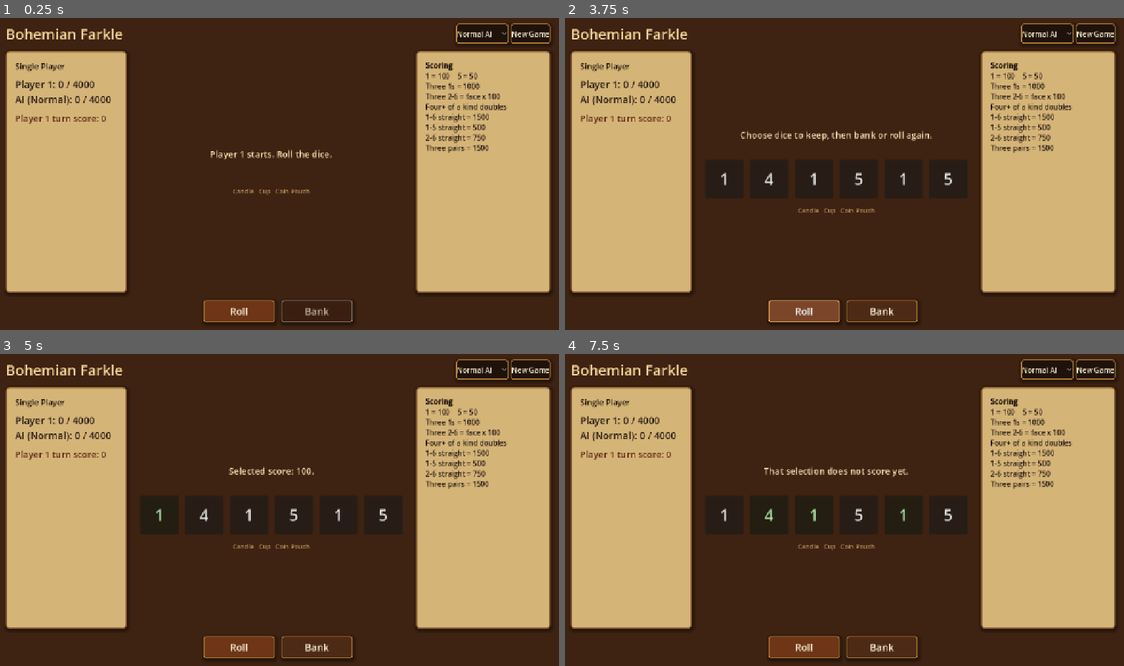
Above: before the commit, frames 1-4 (two rows, left to right).
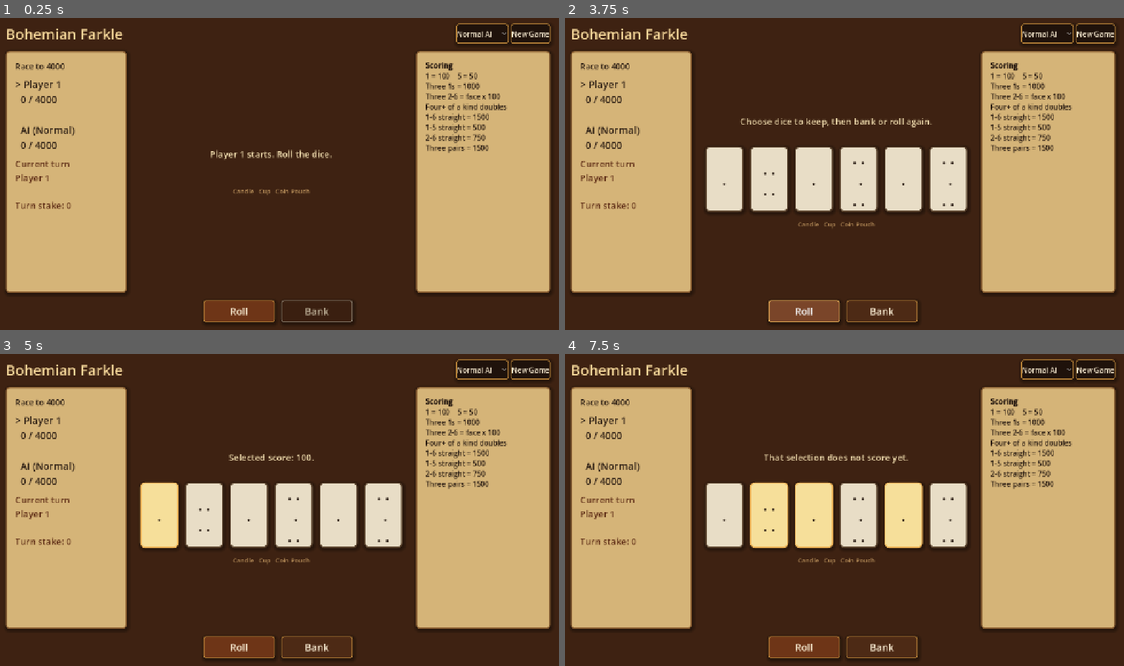
Above: after the commit, the same moments.

Repository: YGY-Sun/bohemian-farkle
Game: Godot game, scene res://scenes/Main.tscn
Two runs of this game, one before a commit and one after it. Both use one fixed random seed, a clock stepped at 60 frames per second and the inputs below.
Inputs (mouse positions are in pixels of both pictures, inside the frame that each line leads up to):
- Up to frame 1 (0.25 s): no input
- Up to frame 2 (3.75 s): click "Normal AI" at 0.5 s; click "Normal AI" at 1.25 s; click "New Game" at 2 s; click "New Game" at 2.75 s; click "Roll" at 3.5 s
- Up to frame 3 (5 s): click (162, 516) at 4.25 s, where only the run after the commit has a clickable "."
- Up to frame 4 (7.5 s): click (816, 516) at 5 s, where only the run after the commit has a clickable "."; click (905, 516) at 5.75 s, where only the run after the commit has a clickable "."; click (727, 516) at 6.5 s, where only the run before the commit has a clickable "1"; click (771, 516) at 7.25 s, where only the run before the commit has a clickable "4"

The runs differ from the first frame. In frame 1, 1.2% of the frame differs, in the area x 2-20%, y 14-62%; in frame 2, 11%, in the area x 2-73%, y 14-68%; in frame 3, 10%; in frame 4, 10%.

Commit message:
Style tavern dice and score panels

Diff:
--- a/scripts/Main.gd
+++ b/scripts/Main.gd
@@ -267,6 +267,38 @@
 	button.add_theme_font_size_override("font_size", font_size)
 
 
+func _style_die(button: Button, selected: bool, disabled: bool) -> void:
+	var fill := BONE_SELECTED if selected else BONE
+	var border := CANDLE if selected else Color("#5d4630")
+	if disabled:
+		fill = fill.darkened(0.18)
+		border = DISABLED_TINT
+	button.add_theme_stylebox_override("normal", _make_style(fill, border, 3, 10))
+	button.add_theme_stylebox_override("hover", _make_style(fill.lightened(0.05), CANDLE, 3, 10))
+	button.add_theme_stylebox_override("pressed", _make_style(fill.darkened(0.08), border, 3, 10))
+	button.add_theme_stylebox_override("disabled", _make_style(fill.darkened(0.2), border, 3, 10))
+	button.add_theme_color_override("font_color", INK)
+	button.add_theme_color_override("font_disabled_color", Color("#5e5144"))
+	button.add_theme_font_size_override("font_size", 34)
+
+
+func _die_face_text(value: int) -> String:
+	match value:
+		1:
+			return "."
+		2:
+			return ".  ."
+		3:
+			return ".\n.\n."
+		4:
+			return ". .\n. ."
+		5:
+			return ". .\n . \n. ."
+		6:
+			return ". .\n. .\n. ."
+	return str(value)
+
+
 func _new_game() -> void:
 	current_player = HUMAN_PLAYER
 	banked_scores = [0, 0]
@@ -498,8 +530,11 @@
 
 
 func _refresh_ui() -> void:
-	score_label.text = "Player 1: %d / %d      AI (%s): %d / %d" % [banked_scores[0], TARGET_SCORE, _ai_difficulty_name(), banked_scores[1], TARGET_SCORE]
-	turn_label.text = "%s turn score: %d" % [_player_name(current_player), turn_score]
+	var player_mark := ">" if current_player == HUMAN_PLAYER else " "
+	var ai_mark := ">" if current_player == AI_PLAYER else " "
+	mode_label.text = "Race to %d" % TARGET_SCORE
+	score_label.text = "%s Player 1\n  %d / %d\n\n%s AI (%s)\n  %d / %d" % [player_mark, banked_scores[0], TARGET_SCORE, ai_mark, _ai_difficulty_name(), banked_scores[1], TARGET_SCORE]
+	turn_label.text = "Current turn\n%s\n\nTurn stake: %d" % [_player_name(current_player), turn_score]
 	difficulty_option.disabled = ai_turn_running
 	roll_button.disabled = game_over or not _is_human_turn()
 	bank_button.disabled = game_over or not _is_human_turn() or not can_bank
@@ -509,12 +544,12 @@
 
 	for i in dice_values.size():
 		var button := Button.new()
-		button.text = str(dice_values[i])
-		button.custom_minimum_size = Vector2(86, 86)
-		button.add_theme_font_size_override("font_size", 34)
-		if held_indices.has(i):
-			button.modulate = Color(0.75, 1.0, 0.72)
-		button.disabled = not _is_human_turn()
+		var selected := held_indices.has(i)
+		var disabled := not _is_human_turn()
+		button.text = _die_face_text(dice_values[i])
+		button.custom_minimum_size = Vector2(DICE_SIZE, DICE_SIZE)
+		_style_die(button, selected, disabled)
+		button.disabled = disabled
 		button.pressed.connect(_toggle_die.bind(i))
 		dice_box.add_child(button)
 
